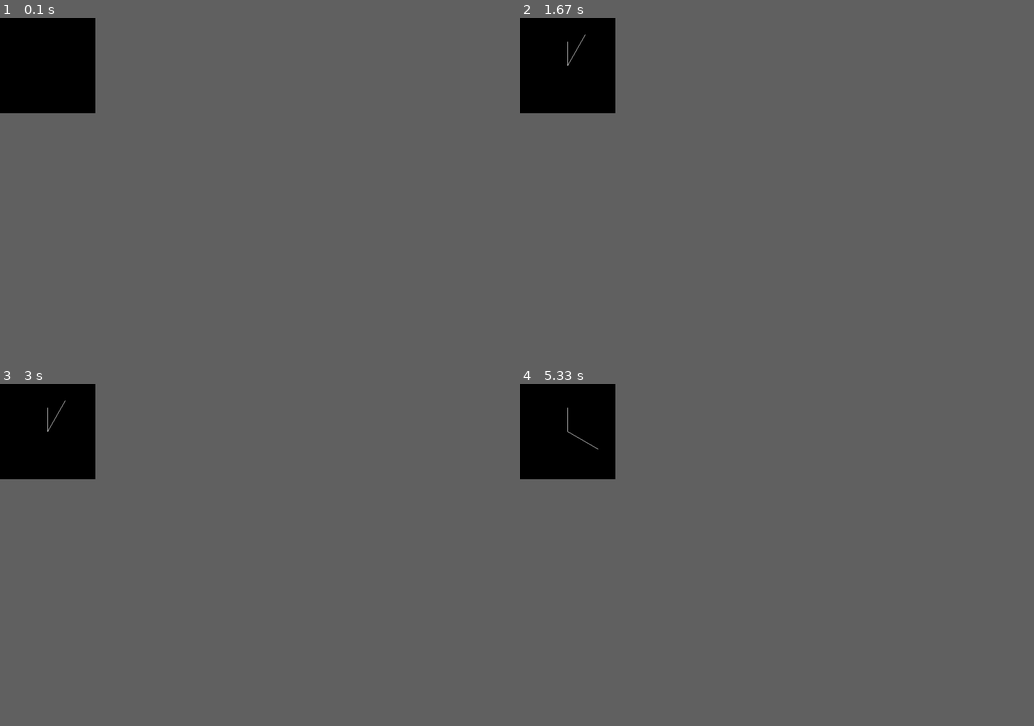
Above: before the commit, frames 1-4 (two rows, left to right).
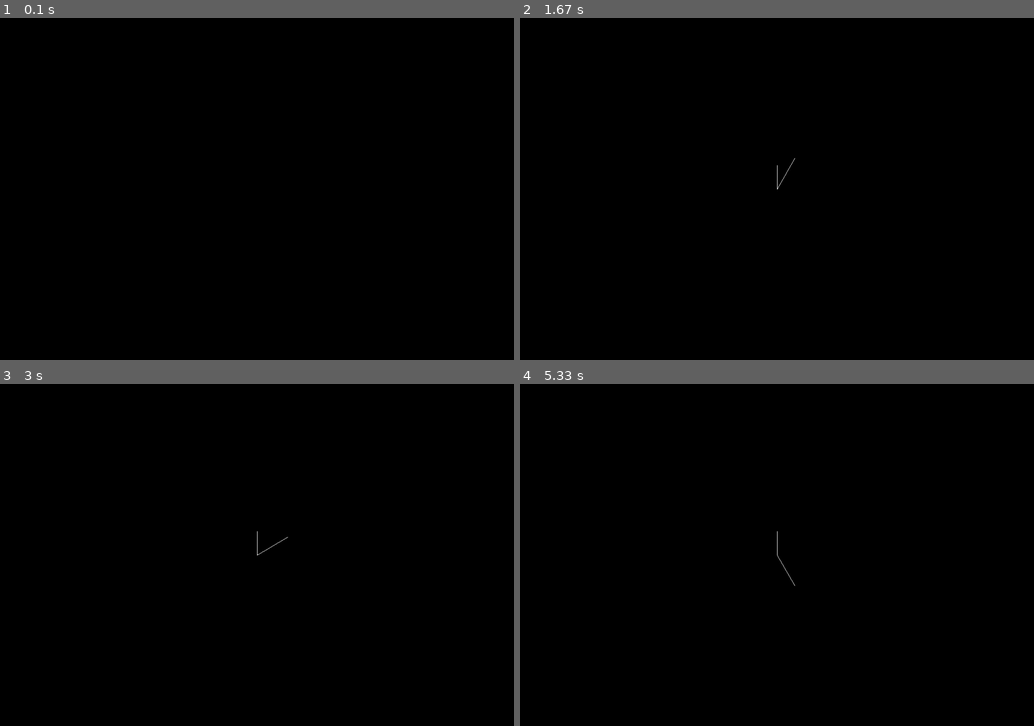
Above: after the commit, the same moments.

Repository: Calrission/AirportDispatcherPygame
Game: pygame game, started from main.py
Two runs of this game, one before a commit and one after it. Both use one fixed random seed, a clock stepped at 60 frames per second and the inputs below.
Inputs:
- Up to frame 1 (0.1 s): no input
- Up to frame 2 (1.67 s): no input
- Up to frame 3 (3 s): no input
- Up to frame 4 (5.33 s): no input
In our replay, the window is 167x167 before the commit and 900x600 after it. These sizes can differ from the game's own. Grey fills any space a smaller window leaves; there, only what the larger window draws over its background counts as a difference.

The runs differ from the first frame. In frame 1, only the window size differs. In frame 2, less than 0.1% of the frame differs, in the area x 9-54%, y 4-51%; in frame 3, less than 0.1%; in frame 4, less than 0.1%, in the area x 9-54%, y 6-60%.

Commit message:
refresh code

Diff:
--- a/Clock.py
+++ /dev/null
@@ -1,35 +0,0 @@
-class Clock:
-    def __init__(self, minut_lenght, hour_lenght):
-        self.hour_lenght = hour_lenght
-        self.minute_lenght = minut_lenght
-        self.hour_pos = 0
-        self.minute_pos = 0
-
-    def get_minut(self):
-        return self.minute_pos * 5
-    def get_hour(self):
-        return self.hour_pos
-
-    def get_minut_angle(self):
-        return self.minute_pos * 30
-    def get_hour_angle(self):
-        return self.hour_pos * 30
-
-    def get_minut_coord(self, x, y):
-        from math import cos, sin, radians
-        return (self.minute_lenght * cos(radians(self.get_minut_angle() - 90)) + x,
-                 self.minute_lenght * sin(radians(self.get_minut_angle() - 90)) + y)
-
-    def get_hour_coord(self, x, y):
-        from math import cos, sin, radians
-        return (self.hour_lenght * cos(radians(self.get_hour_angle() - 90)) + x,
-                self.hour_lenght * sin(radians(self.get_hour_angle() - 90)) + y)
-
-
-    def _update(self):
-        self.minute_pos += 1
-        if self.minute_pos == 12:
-            self.minute_pos = 0
-            self.hour_pos += 1
-            if self.hour_pos == 12:
-                self.hour_pos = 0
--- /dev/null
+++ b/GameClock.py
@@ -0,0 +1,18 @@
+class GameClock:
+    def __init__(self, hour: int = 0, minute: int = 0):
+        self.hour = hour
+        self.minute = minute
+
+    def get_minute(self):
+        return self.minute * 5
+
+    def get_hour(self):
+        return self.hour
+
+    def tick(self):
+        self.minute += 1
+        if self.minute == 12:
+            self.minute = 0
+            self.hour += 1
+            if self.hour == 12:
+                self.hour = 0
--- /dev/null
+++ b/SmartScreen.py
@@ -0,0 +1,24 @@
+import pygame
+
+from Sprites.Sprite import Sprite
+
+
+class SmartScreen:
+    def __init__(self, screen: pygame.Surface, background_color: pygame.Color):
+        self.screen = screen
+        self.background_color = background_color
+        self._sprites = []
+
+    def add_sprite(self, sprite: Sprite):
+        self._sprites.append(sprite)
+
+    def remove_sprite(self, sprite: Sprite):
+        self._sprites.remove(sprite)
+
+    def get_sprite(self, index: int):
+        return self._sprites[index]
+
+    def refresh(self):
+        self.screen.fill(self.background_color)
+        for sprite in self._sprites:
+            sprite.draw(self.screen)
--- /dev/null
+++ b/Sprites/SingleSprite.py
@@ -0,0 +1,7 @@
+from Sprites.Sprite import Sprite
+
+
+class SingleSprite(Sprite):
+    def __init__(self, x: int, y: int, img: str):
+        super().__init__(x, y)
+        self.img = img
--- /dev/null
+++ b/Sprites/Sprite.py
@@ -0,0 +1,15 @@
+from pygame import Surface
+
+
+class Sprite:
+    def __init__(self, x: int, y: int):
+        self.x = x
+        self.y = y
+        self.coord = (x, y)
+
+    def move(self, x: int, y: int):
+        self.x, self.y = x, y
+        self.coord = (x, y)
+
+    def draw(self, screen: Surface):
+        pass
--- /dev/null
+++ b/Sprites/TimeSprite.py
@@ -0,0 +1,36 @@
+import pygame
+from pygame import Surface
+from math import cos, sin, radians
+from Sprites.SingleSprite import SingleSprite
+from const import hour_length, minute_length
+
+
+class TimeSprite(SingleSprite):
+    def __init__(self, x: int, y: int, hour: int = 0, minute: int = 0):
+        super().__init__(x, y, "clock.png")
+        self.hour_length = hour_length
+        self.minute_length = minute_length
+        self.minute_pos = minute
+        self.hour_pos = hour
+
+    def change_time_pos(self, hour_pos: int, minute_pos: int):
+        self.minute_pos, self.hour_pos = minute_pos, hour_pos
+
+    def get_minute_angle(self):
+        return self.minute_pos * 30
+
+    def get_hour_angle(self):
+        return self.hour_pos * 30
+
+    def get_minute_coord(self):
+        return (self.minute_length * cos(radians(self.get_minute_angle() - 90)) + self.x,
+                self.minute_length * sin(radians(self.get_minute_angle() - 90)) + self.y)
+
+    def get_hour_coord(self):
+        return (self.hour_length * cos(radians(self.get_hour_angle() - 90)) + self.x,
+                self.hour_length * sin(radians(self.get_hour_angle() - 90)) + self.y)
+
+    def draw(self, screen: Surface):
+        super().draw(screen)
+        pygame.draw.line(screen, (255, 255, 255), self.coord, self.get_minute_coord(), 1)
+        pygame.draw.line(screen, (255, 255, 255), self.coord, self.get_hour_coord(), 1)
--- /dev/null
+++ b/const.py
@@ -0,0 +1,8 @@
+screen_width = 1080
+screen_height = 720
+screen_center = (screen_width // 2, screen_height // 2)
+
+fps = 1
+
+minute_length = 75
+hour_length = 50
--- a/main.py
+++ b/main.py
@@ -1,38 +1,34 @@
 import pygame
-from math import *
-from Clock import Clock
+from GameClock import GameClock
+from SmartScreen import SmartScreen
+from Sprites.TimeSprite import TimeSprite
+from const import screen_width, screen_height, screen_center, fps
 
 if __name__ == '__main__':
     pygame.init()
-    pygame.display.set_caption('Перетаскивание')
-    size = width, height = 201, 201
-    center = width // 2
-    screen = pygame.display.set_mode(size)
-    screen.fill(pygame.Color('black'))
-    running = True
-    FPS = 1
+    pygame.display.set_caption('Диспетчер')
+
+    size = width, height = screen_width, screen_height
 
     clock = pygame.time.Clock()
-    cl = Clock(75, 50)
+    game_clock = GameClock()
+    clock_sprite = TimeSprite(*screen_center)
 
+    smart_screen = SmartScreen(pygame.display.set_mode(size), pygame.Color("black"))
+    smart_screen.add_sprite(clock_sprite)
 
-
-
+    running = True
 
     while running:
         for event in pygame.event.get():
             if event.type == pygame.QUIT:
                 running = False
 
+        game_clock.tick()
+        clock_sprite.change_time_pos(game_clock.hour, game_clock.minute)
 
-        screen.fill((0, 0, 0))
-
-        pygame.draw.line(screen, (255, 255, 255), (center, center), cl.get_minut_coord(center, center), 1)
-        pygame.draw.line(screen, (255, 255, 255), (center, center), cl.get_hour_coord(center, center), 1)
-        cl._update()
-
-
-        clock.tick(FPS)
+        clock.tick(fps)
+        smart_screen.refresh()
         pygame.display.flip()
 
     pygame.quit()
Not shown, added: .gitignore
